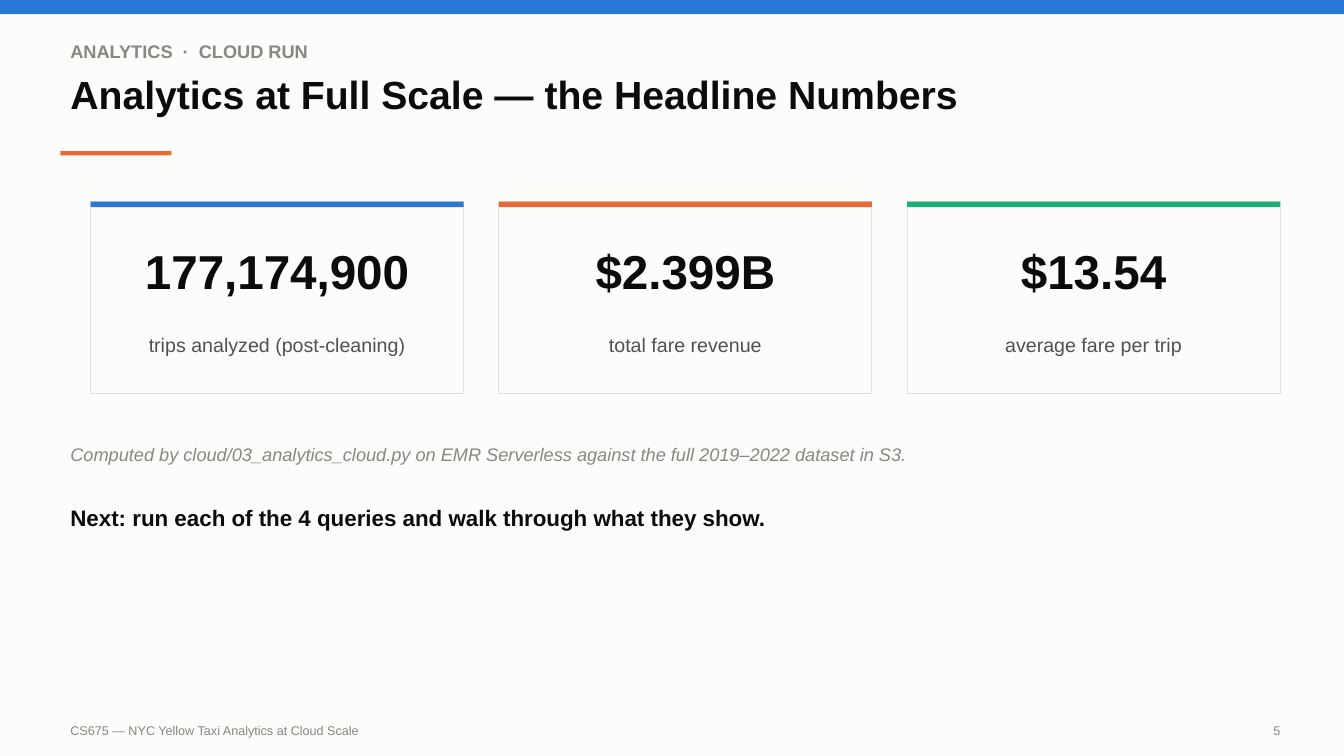
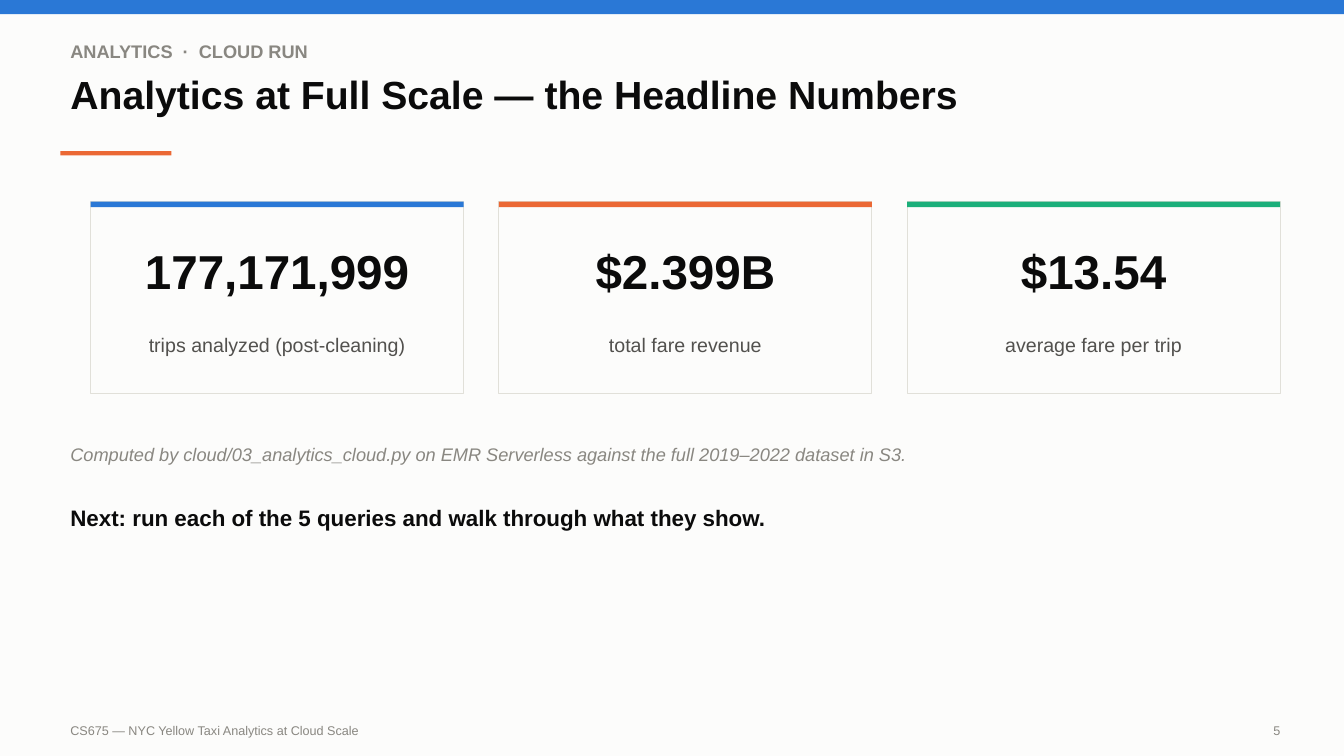
Before and after one commit to oomintrixx/cs675, a slide deck: slide 5 of CS675_Presentation.pptx. Drawn at 1344x756 pixels with LibreOffice and Linux fonts; fonts in the diff are those of the drawing. Boxes give left, top, right and bottom in pixels: in the first picture for what was removed or moved away, otherwise in the second. Text is boxed around its words. In the diff, an @@ line names an element or a change of style, - is before the commit and + after.

```diff
--- a/CS675_Presentation.pptx
+++ b/CS675_Presentation.pptx
@@ text at (145, 255, 409, 297): text changed @@
-177,174,900
+177,171,999
@@ text at (70, 509, 765, 531): text changed @@
-Next: run each of the 4 queries and walk through what they show.
+Next: run each of the 5 queries and walk through what they show.
```
Also in this commit, not shown: 6 other slides changed, 1 slide added.
